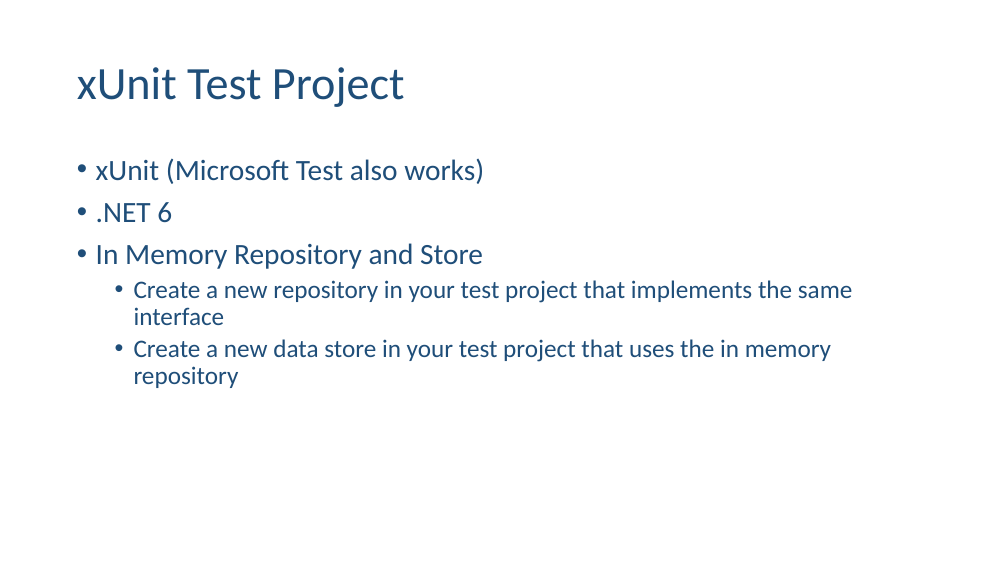
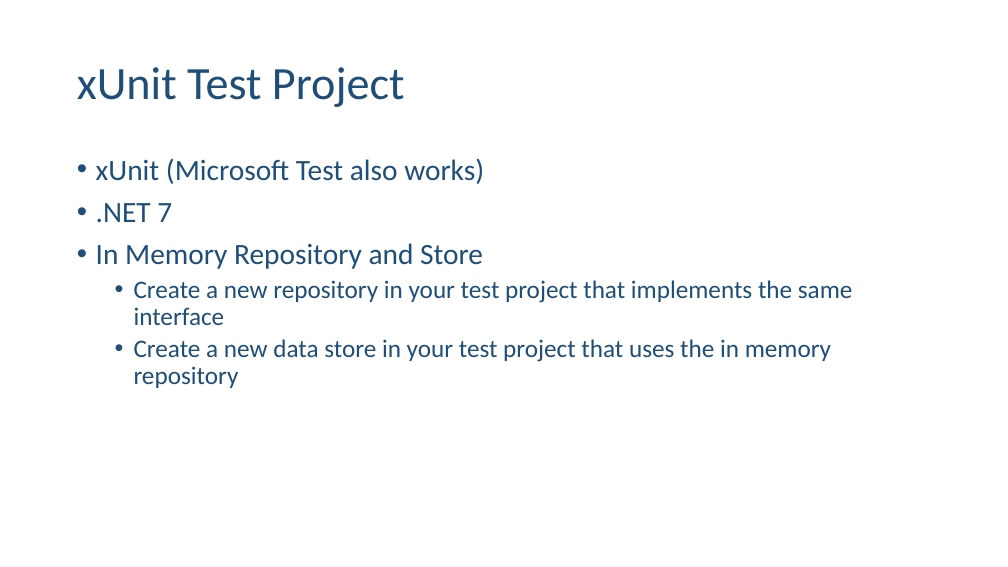
Before and after one commit to ehennis/Blog, a slide deck: slide 8 of WebApplicationFactory/NebraskaCode.pptx. Drawn at 1008x567 pixels with LibreOffice and Linux fonts; fonts in the diff are those of the drawing. Boxes give left, top, right and bottom in pixels: in the first picture for what was removed or moved away, otherwise in the second. Text is boxed around its words. In the diff, an @@ line names an element or a change of style, - is before the commit and + after.

```diff
--- a/WebApplicationFactory/NebraskaCode.pptx
+++ b/WebApplicationFactory/NebraskaCode.pptx
@@ text at box(96, 203, 172, 222): text changed @@
-• .NET 6
+• .NET 7
```
Also in this commit, not shown: 2 other slides changed, 3 slides added, 18 other files.
